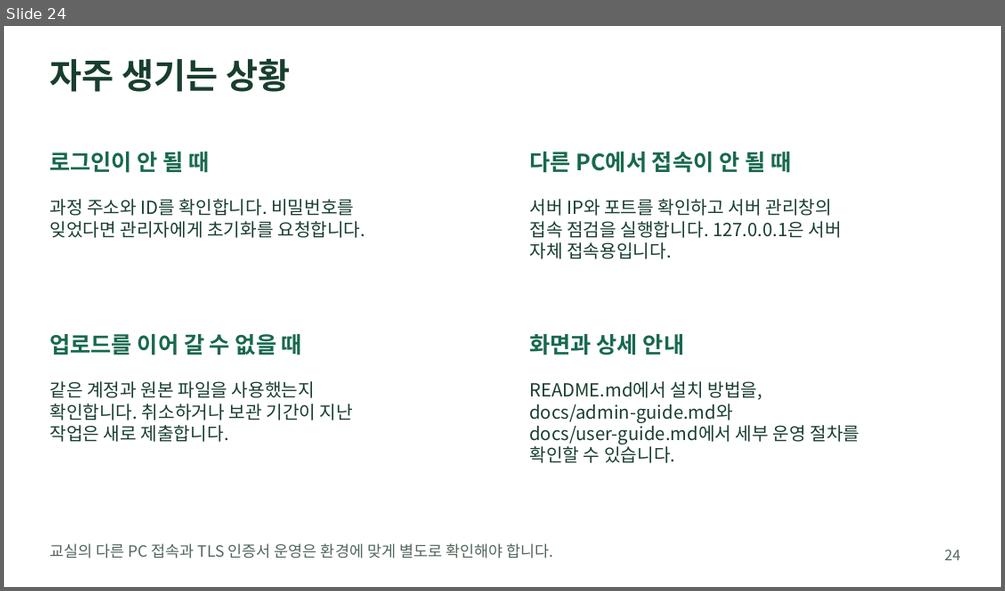
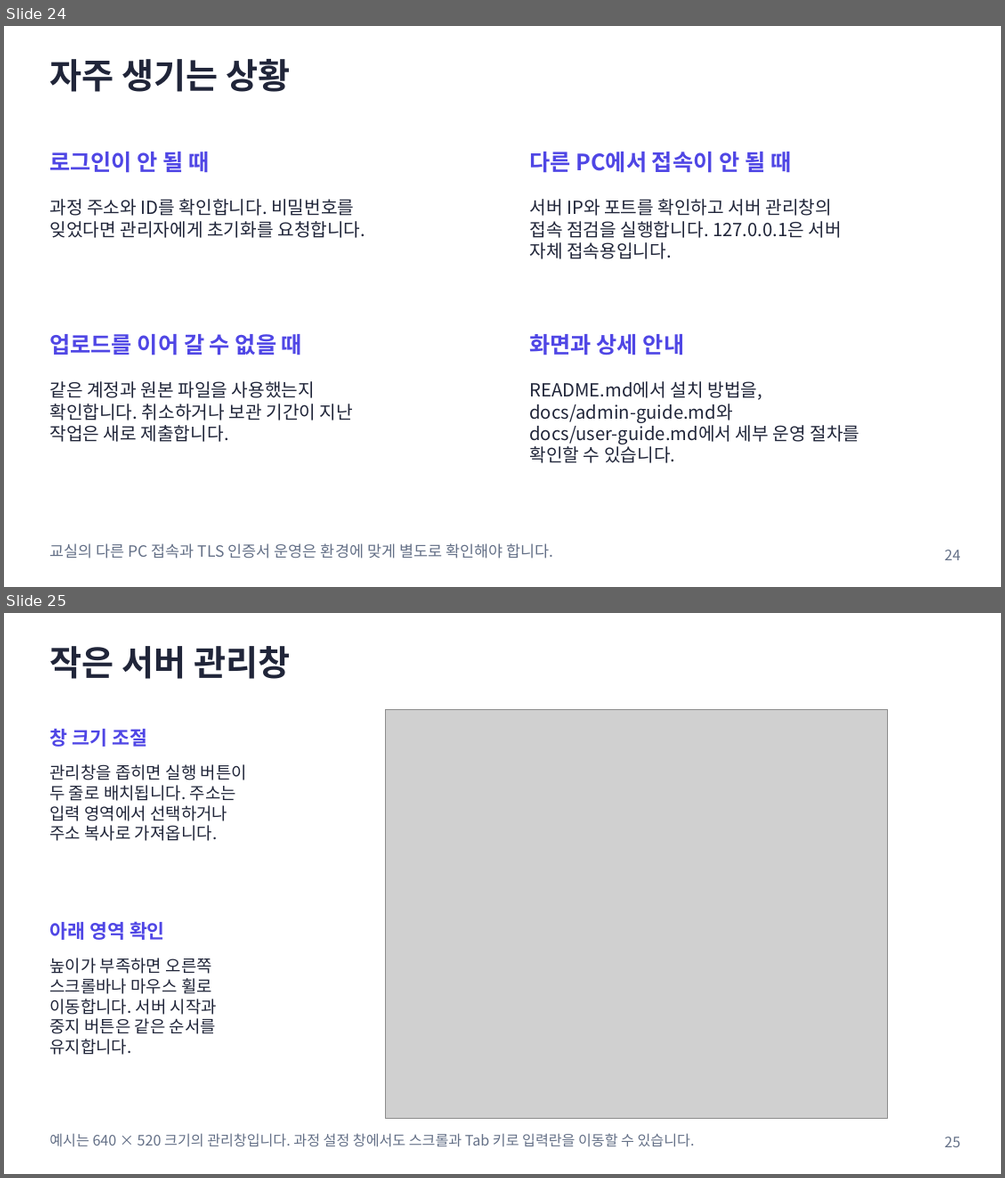
Before and after one commit to prozac0401/AssignmentHub, a slide deck: docs/manual/AssignmentHub_사용자_매뉴얼.pptx. Shown one above the other, each under a label of ours: slide 24 before the commit, slides 24 and 25 after it. The pictures are 1005x591 and 1005x1178 pixels, drawn with LibreOffice and Linux fonts; fonts in the diff are those of the drawing; grey boxes stand for pictures. Boxes give left, top, right and bottom in pixels: in the first picture for what was removed or moved away, otherwise in the second. Text is boxed around its words. In the diff, an @@ line names an element or a change of style, - is before the commit and + after.

```diff
--- a/docs/manual/AssignmentHub_사용자_매뉴얼.pptx
+++ b/docs/manual/AssignmentHub_사용자_매뉴얼.pptx
@@ slide 25 added at [4,613,1001,1174], background #FFFFFF @@
@@ text added at [49,646,290,679], 42 pt, text #202539, bold @@
+작은 서버 관리창
@@ picture added at [385,709,887,1117] @@
@@ text added at [49,729,147,747], 23.2 pt, text #4F46E5, bold @@
+창 크기 조절
@@ text added at [49,764,247,841], 20.2 pt, text #202539 @@
+관리창을 좁히면 실행 버튼이
+두 줄로 배치됩니다. 주소는
+입력 영역에서 선택하거나
+주소 복사로 가져옵니다.
@@ text added at [49,921,165,940], 23.2 pt, text #4F46E5, bold @@
+아래 영역 확인
@@ text added at [49,957,217,1054], 20.2 pt, text #202539 @@
+높이가 부족하면 오른쪽
+스크롤바나 마우스 휠로
+이동합니다. 서버 시작과
+중지 버튼은 같은 순서를
+유지합니다.
@@ text added at [49,1133,695,1147], 17.2 pt, text #647087 @@
+예시는 640 × 520 크기의 관리창입니다. 과정 설정 창에서도 스크롤과 Tab 키로 입력란을 이동할 수 있습니다.
@@ text added at [945,1136,961,1147], 17.2 pt, text #647087 @@
+25
@@ slide 24 changed as well @@
@@ text colour #17684F to #4F46E5 in 4 elements at [49,151,210,173], [529,151,791,173], [49,334,302,355], [529,334,684,355] @@
@@ text colour #183E2E to #202539 in 5 elements at [49,59,291,92], [49,199,365,238], [529,199,841,259], [49,381,353,442], [529,381,860,463] @@
@@ text "교실의 다른 PC 접속과 TLS ..." at [49,543,554,558]: text colour #52665B to #647087 @@
@@ text "24" at [945,549,961,560]: text colour #52665B to #647087 @@
```
Also in this commit, not shown: 23 other slides changed, 2 other slides added, 44 other files.
